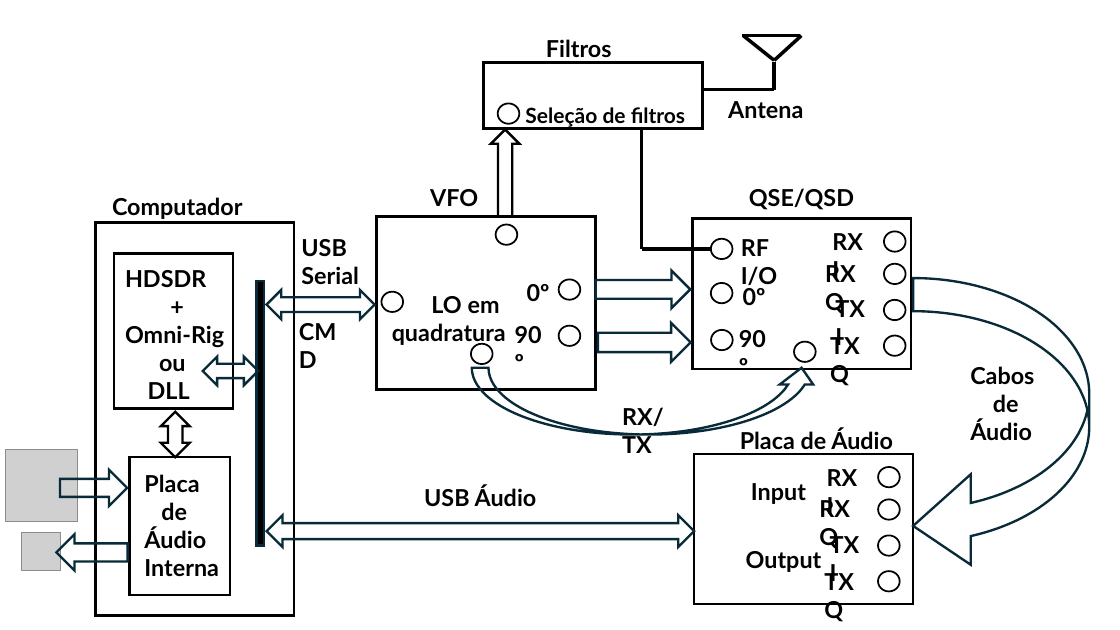
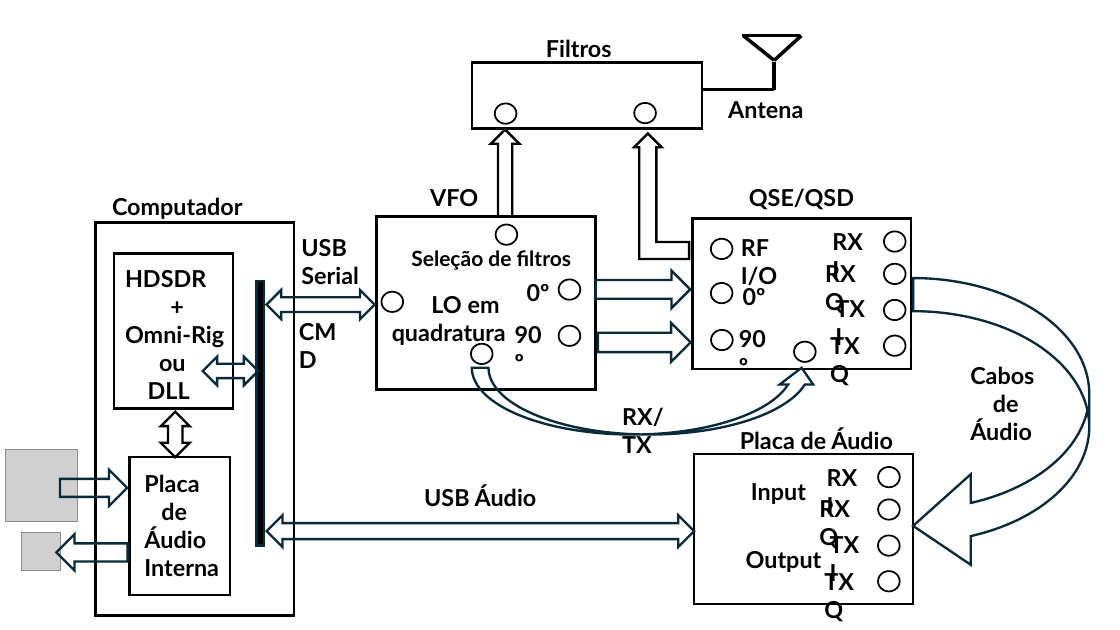
Before and after one commit to rubenshubnerjunior/VFO_SI5351_Nano_4X, a slide deck: slide 1 of Diagramas/diagrama2.pptx. Drawn at 1120x630 pixels with LibreOffice and Linux fonts; fonts in the diff are those of the drawing; grey boxes stand for pictures. Boxes give left, top, right and bottom in pixels: in the first picture for what was removed or moved away, otherwise in the second. Text is boxed around its words. In the diff, an @@ line names an element or a change of style, - is before the commit and + after.

```diff
--- a/Diagramas/diagrama2.pptx
+++ b/Diagramas/diagrama2.pptx
@@ rectangle: place and size @@
-rectangle at [484,62,703,129]
+rectangle at [472,62,702,129]
@@ ellipse added at [634,103,656,123], outline #000000 1.5 pt @@
@@ bent up arrow added at [634,134,690,259], outline #000000 2 pt @@
@@ line removed from (642, 129) to (642, 249) @@
@@ text "Seleção de filtros": place and size @@
-text "Seleção de filtros" at [525,107,685,128]
+text "Seleção de filtros" at [411,250,571,270]
@@ line removed from (642, 249) to (710, 249) @@
```
Also in this commit, not shown: 2 other files.
